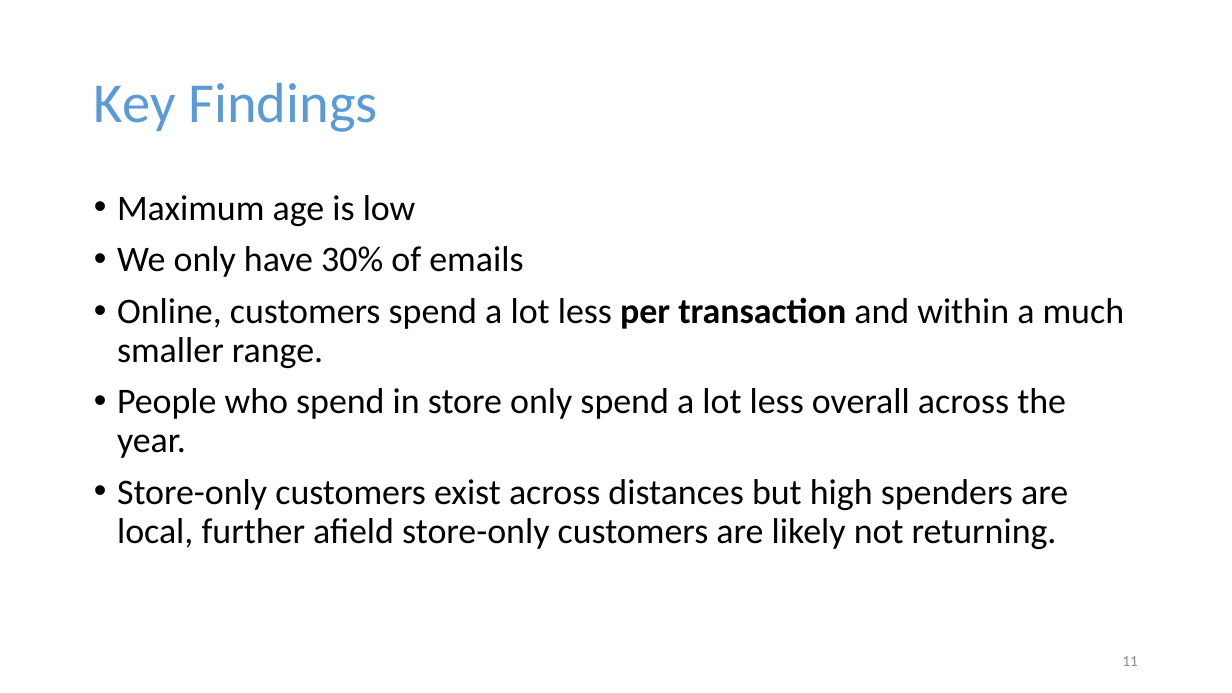
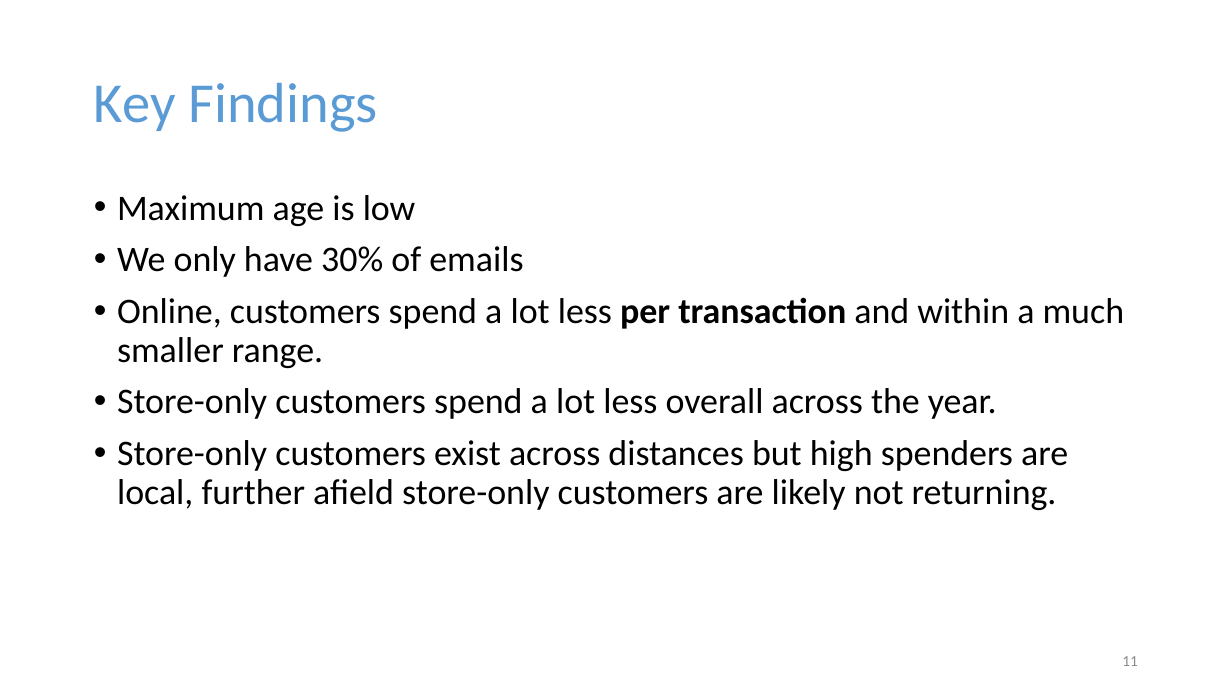
Before and after one commit to LornaMaven/Clarks-assignment, a slide deck: slide 11 of Clarks presentation.pptx. Drawn at 1232x693 pixels with LibreOffice and Linux fonts; fonts in the diff are those of the drawing. Boxes give left, top, right and bottom in pixels: in the first picture for what was removed or moved away, otherwise in the second. Text is boxed around its words. In the diff, an @@ line names an element or a change of style, - is before the commit and + after.

```diff
--- a/Clarks presentation.pptx
+++ b/Clarks presentation.pptx
@@ text at (117,388,997,419): text changed @@
-• People who spend in store only spend a lot less overall across the year.
+• Store-only customers spend a lot less overall across the year.
```
Also in this commit, not shown: 3 other slides changed.
